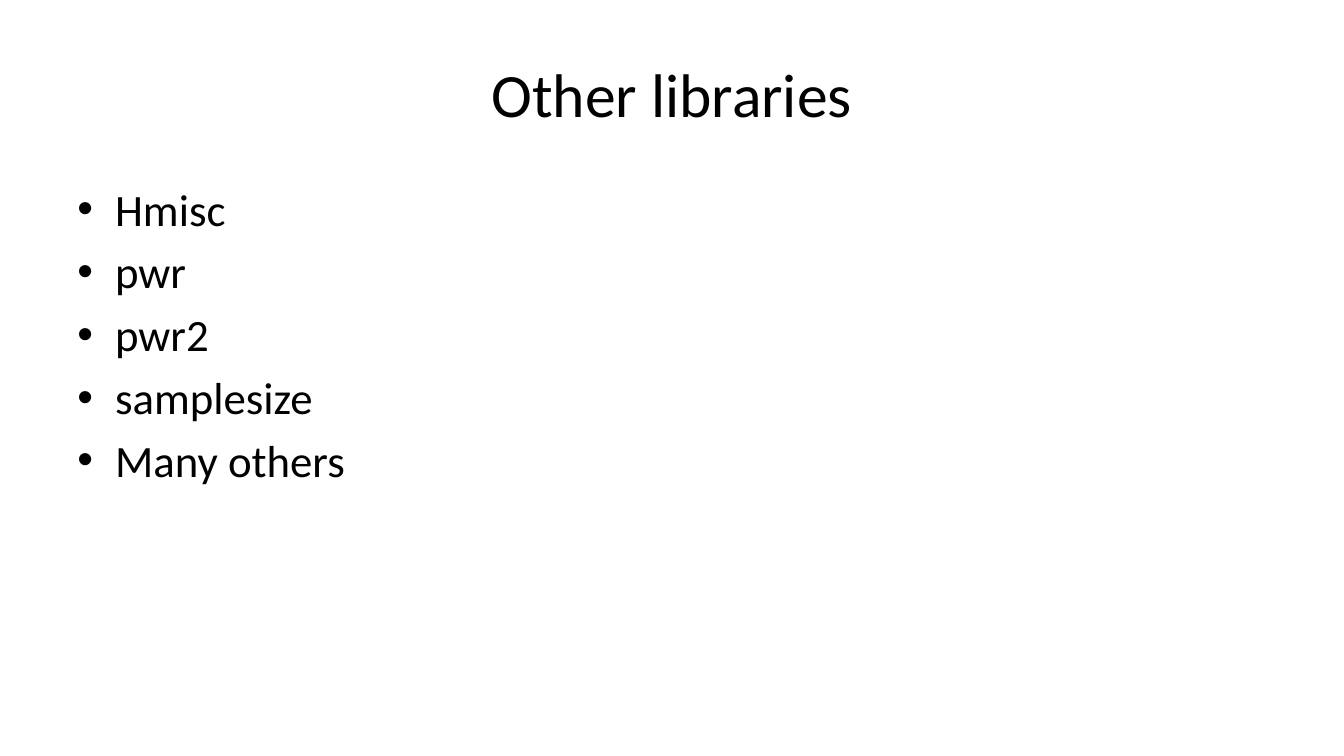
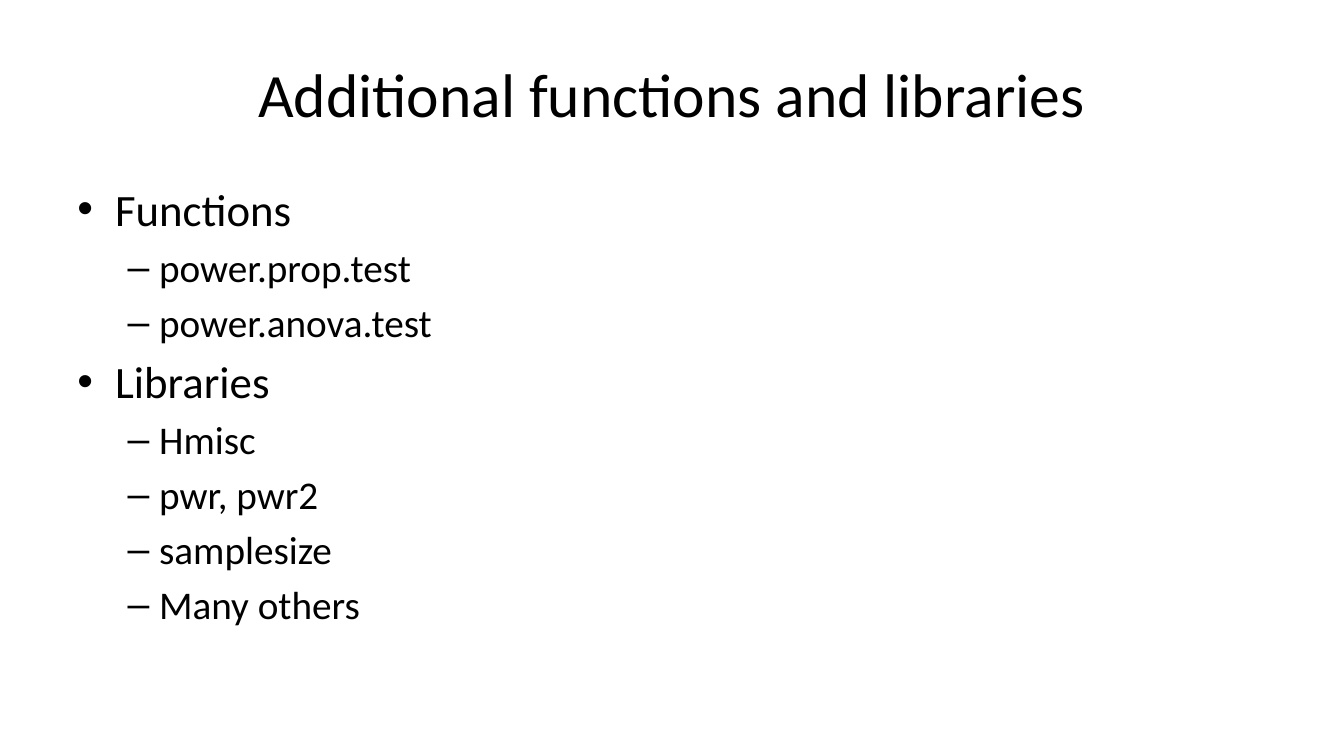
Before and after one commit to pmean/papers-and-presentations, a slide deck: slide 20 of power/power-and-sample-size-slides.pptx. Drawn at 1344x756 pixels with LibreOffice and Linux fonts; fonts in the diff are those of the drawing. Boxes give left, top, right and bottom in pixels: in the first picture for what was removed or moved away, otherwise in the second. Text is boxed around its words. In the diff, an @@ line names an element or a change of style, - is before the commit and + after.

Commit message:
Finalized power-and-sample-size-slides

```diff
--- a/power/power-and-sample-size-slides.pptx
+++ b/power/power-and-sample-size-slides.pptx
@@ title at box(258, 74, 1084, 118): text changed @@
-Other libraries
+Additional functions and libraries
@@ text at box(115, 195, 432, 399): paragraphs added @@
+• Functions
+  – power.prop.test
+  – power.anova.test
+• Libraries
@@ text at box(159, 427, 360, 626): size 32 to 28 pt in "Hmisc", "samplesize", "Many others"; bullet • to –; list level 1 to 2 in "Hmisc"; list level 1 to 2 in "samplesize"; list level 1 to 2 in "Many others" @@
@@ text at box(159, 483, 318, 516): text changed; size 32 to 28 pt @@
-• pwr
-• pwr2
+  – pwr, pwr2
```
Also in this commit, not shown: 6 other slides changed, 1 other file.
